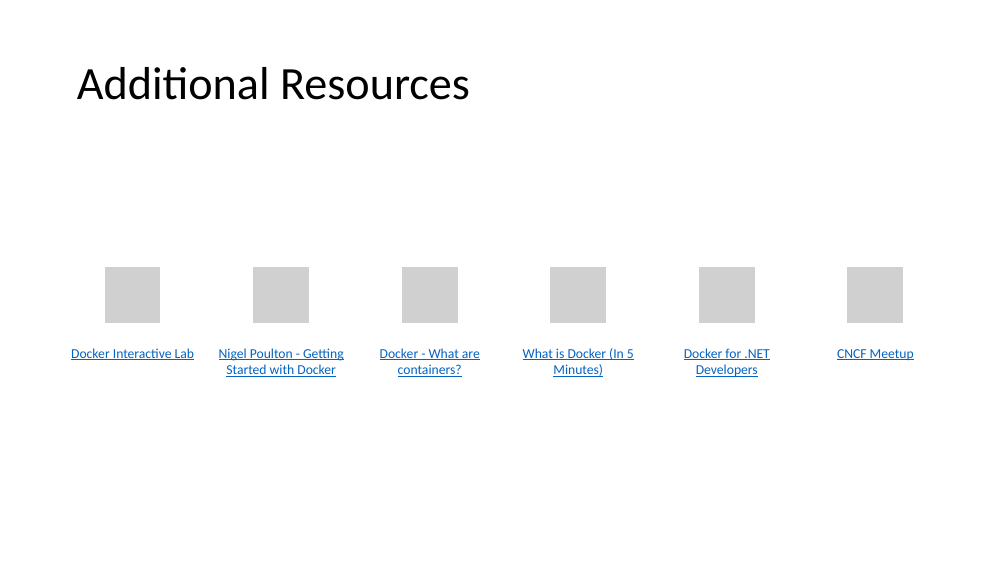
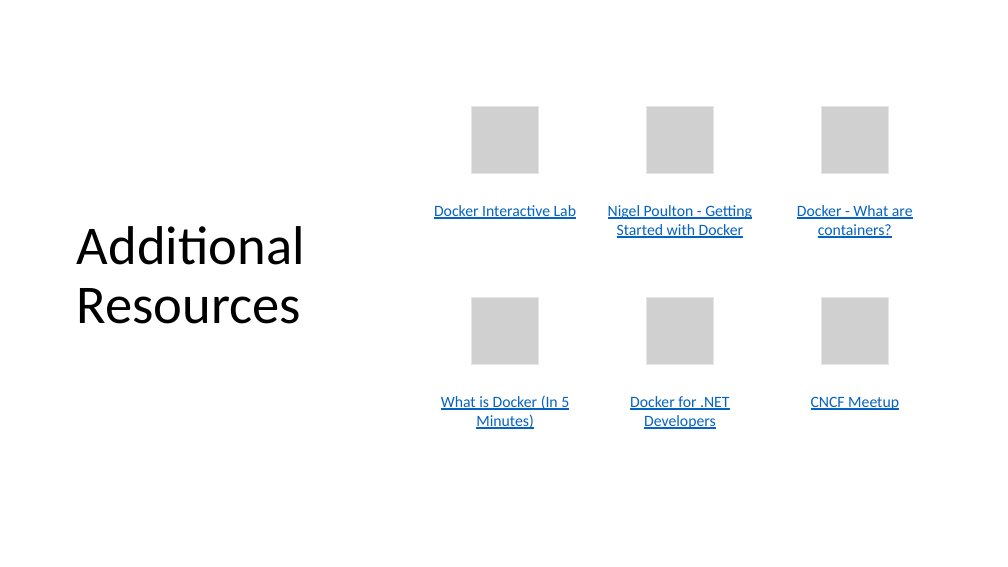
Before and after one commit to dvdmrk/DockerPresentation, a slide deck: slide 35 of Slides/DockerPresentation.pptx (slide 32 before the commit). Drawn at 1008x567 pixels with LibreOffice and Linux fonts; fonts in the diff are those of the drawing; grey boxes stand for pictures. Boxes give left, top, right and bottom in pixels: in the first picture for what was removed or moved away, otherwise in the second. Text is boxed around its words. In the diff, an @@ line names an element or a change of style, - is before the commit and + after.

```diff
--- a/Slides/DockerPresentation.pptx
+++ b/Slides/DockerPresentation.pptx
@@ title "Additional Resources": place and size @@
-title "Additional Resources" at [77, 67, 470, 100]
+title "Additional Resources" at [77, 226, 305, 324]
@@ title "Additional Resources" at [77, 226, 305, 324]: size 44 to 52 pt @@
@@ picture: place and size @@
-picture at [253, 266, 309, 323]
+picture at [647, 107, 714, 174]
@@ text "Docker Interactive Lab": place and size @@
-text "Docker Interactive Lab" at [71, 348, 194, 360]
+text "Docker Interactive Lab" at [434, 205, 576, 219]
@@ text "Nigel Poulton - Getting Started ...": place and size @@
-text "Nigel Poulton - Getting Started ..." at [219, 348, 344, 377]
+text "Nigel Poulton - Getting Started ..." at [608, 205, 752, 238]
@@ size 13 to 15 pt in 6 elements at [811, 396, 899, 410], [630, 396, 729, 429], [441, 395, 569, 429], [434, 205, 576, 219], [608, 205, 752, 238], [797, 205, 913, 238] @@
@@ text "Docker - What are containers?": place and size @@
-text "Docker - What are containers?" at [380, 348, 480, 377]
+text "Docker - What are containers?" at [797, 205, 913, 238]
@@ group removed at [104, 266, 904, 323]: 5 pictures @@
@@ group added at [472, 107, 889, 364]: 5 pictures @@
@@ text "What is Docker (In 5 ...": place and size @@
-text "What is Docker (In 5 ..." at [523, 348, 634, 377]
+text "What is Docker (In 5 ..." at [441, 395, 569, 429]
@@ text "Docker for .NET Developers": place and size @@
-text "Docker for .NET Developers" at [684, 348, 770, 377]
+text "Docker for .NET Developers" at [630, 396, 729, 429]
@@ text "CNCF Meetup": place and size @@
-text "CNCF Meetup" at [837, 349, 914, 360]
+text "CNCF Meetup" at [811, 396, 899, 410]
```
Also in this commit, not shown: 7 other slides changed, 7 slides added, 4 slides removed, 59 other files.
